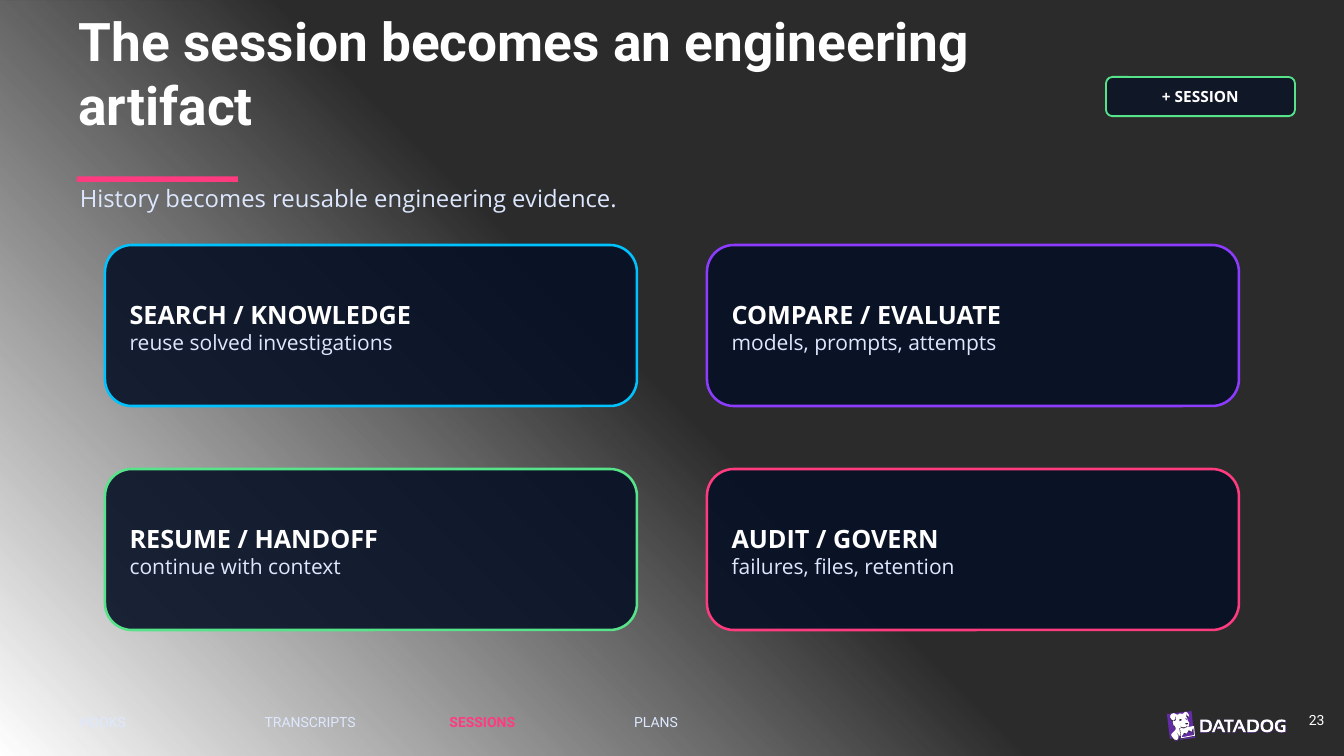
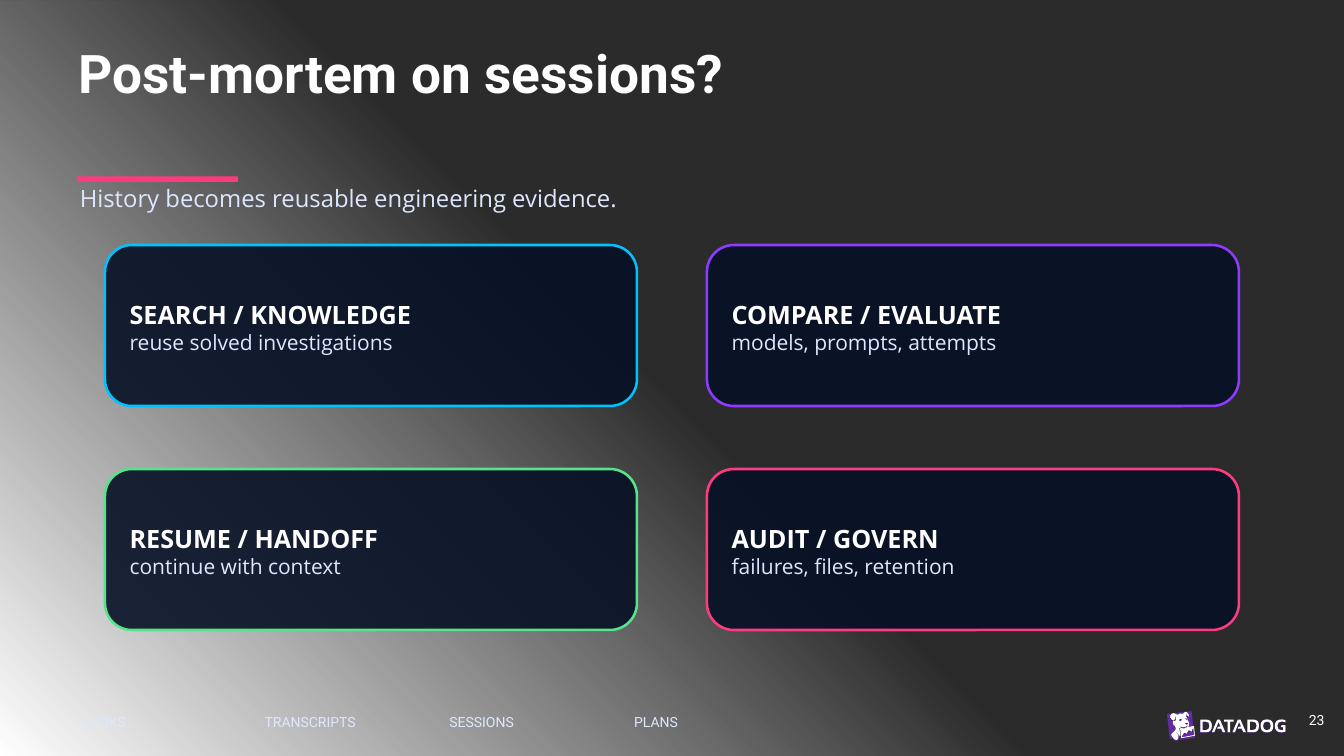
Before and after one commit to chrisnas/TechoramaNetherland2026, a slide deck: slide 29 of Harness Spy/Slides/HarnessSpy.pptx. Drawn at 1344x756 pixels with LibreOffice and Linux fonts; fonts in the diff are those of the drawing; background and template pictures are left out; a plain dark background stands for a picture behind light text. Boxes give left, top, right and bottom in pixels: in the first picture for what was removed or moved away, otherwise in the second. Text is boxed around its words. In the diff, an @@ line names an element or a change of style, - is before the commit and + after.

```diff
--- a/Harness Spy/Slides/HarnessSpy.pptx
+++ b/Harness Spy/Slides/HarnessSpy.pptx
@@ text at (78,53,723,94): text changed @@
-The session becomes an engineering artifact
+Post-mortem on sessions?
@@ rounded rectangle removed at (1106,77,1296,116) @@
-+ SESSION
@@ text "SESSIONS" at (449,717,513,727): text colour #FF3B80 to #DDE8FF, bold off @@
```
Also in this commit, not shown: 3 other slides changed, 6 slides added, 13 slides removed.
